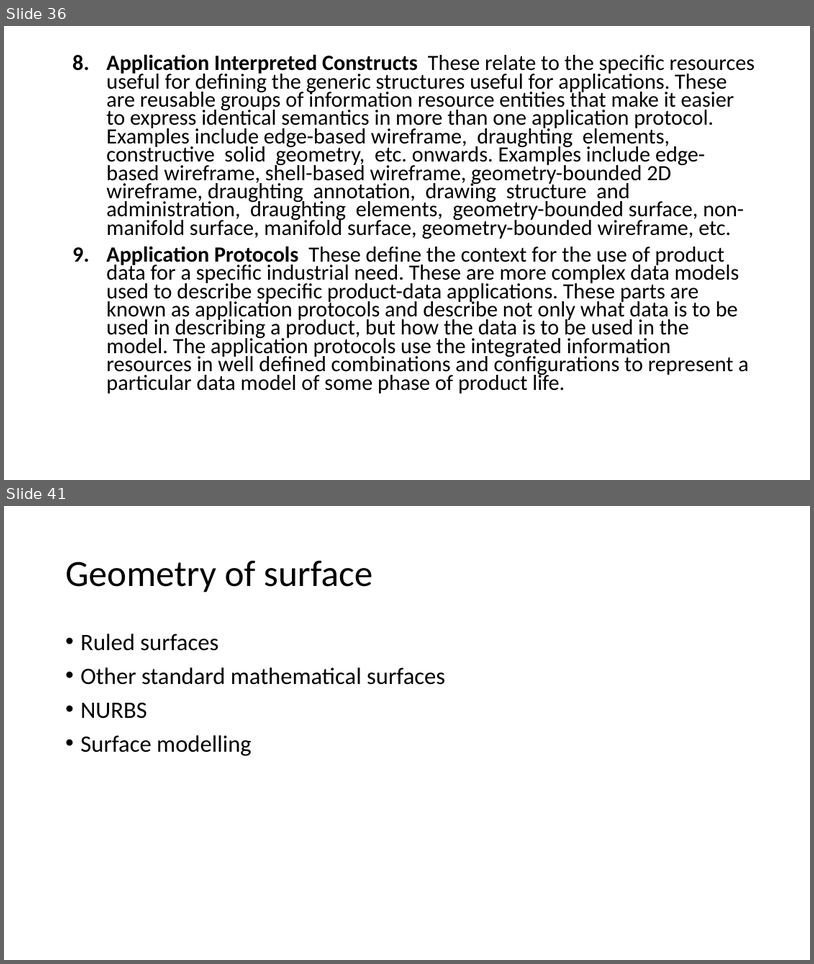
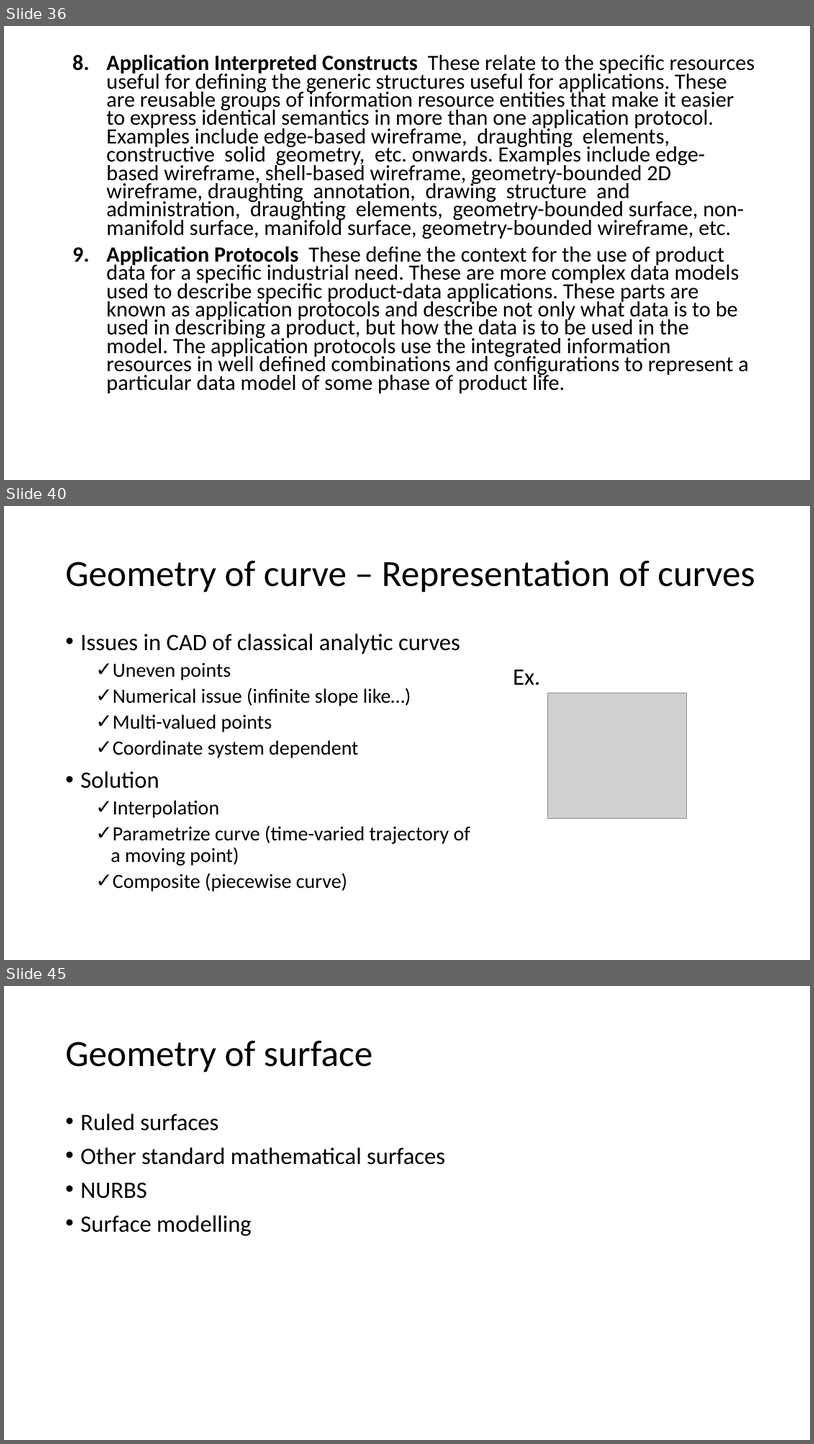
Before and after one commit to Jinny-Ching/cad_cam_course, a slide deck: CAD_CAM.pptx. Shown one above the other, each under a label of ours: slides 36 and 41 before the commit, slides 36, 40 and 45 after it; the slides between them are not shown. The pictures are 814x964 and 814x1444 pixels, drawn with LibreOffice and Linux fonts; fonts in the diff are those of the drawing; grey boxes stand for pictures. Boxes give left, top, right and bottom in pixels: in the first picture for what was removed or moved away, otherwise in the second. Text is boxed around its words. In the diff, an @@ line names an element or a change of style, - is before the commit and + after.

Commit message:
goemetric modelling-curve

```diff
--- a/CAD_CAM.pptx
+++ b/CAD_CAM.pptx
@@ slide 40 added at (4,506,810,960), background #FFFFFF @@
@@ title added at (65,560,755,592), 44 pt, text #000000 @@
+Geometry of curve – Representation of curves
@@ text added at (80,633,471,891), 24 pt, text #000000 @@
+• Issues in CAD of classical analytic curves
+  ✓ Uneven points
+  ✓ Numerical issue (infinite slope like…)
+  ✓ Multi-valued points
+  ✓ Coordinate system dependent
+• Solution
+  ✓ Interpolation
+  ✓ Parametrize curve (time-varied trajectory of a moving point)
+  ✓ Composite (piecewise curve)
@@ text added at (513,669,540,685), 28 pt, text #000000 @@
+Ex.
@@ picture added at (548,693,687,818) @@
@@ what was slide 41 is now slide 45 @@
```
Also in this commit, not shown: 7 slides changed, 8 other slides added, 1 slide removed.
